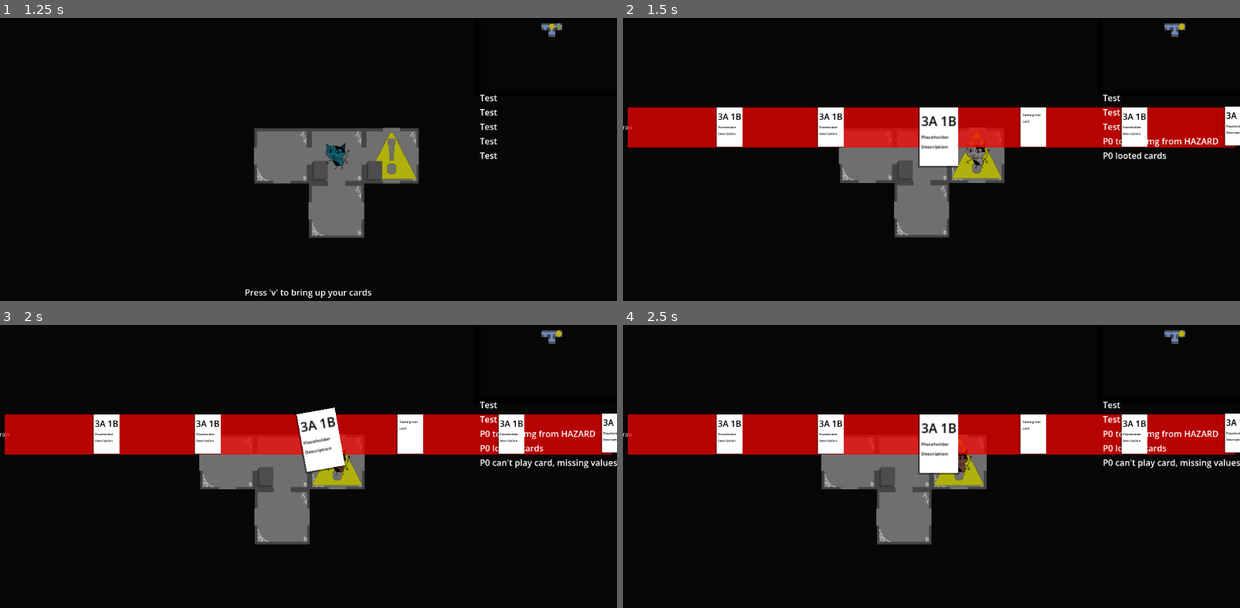
Above: before the commit, frames 1-4 (two rows, left to right).
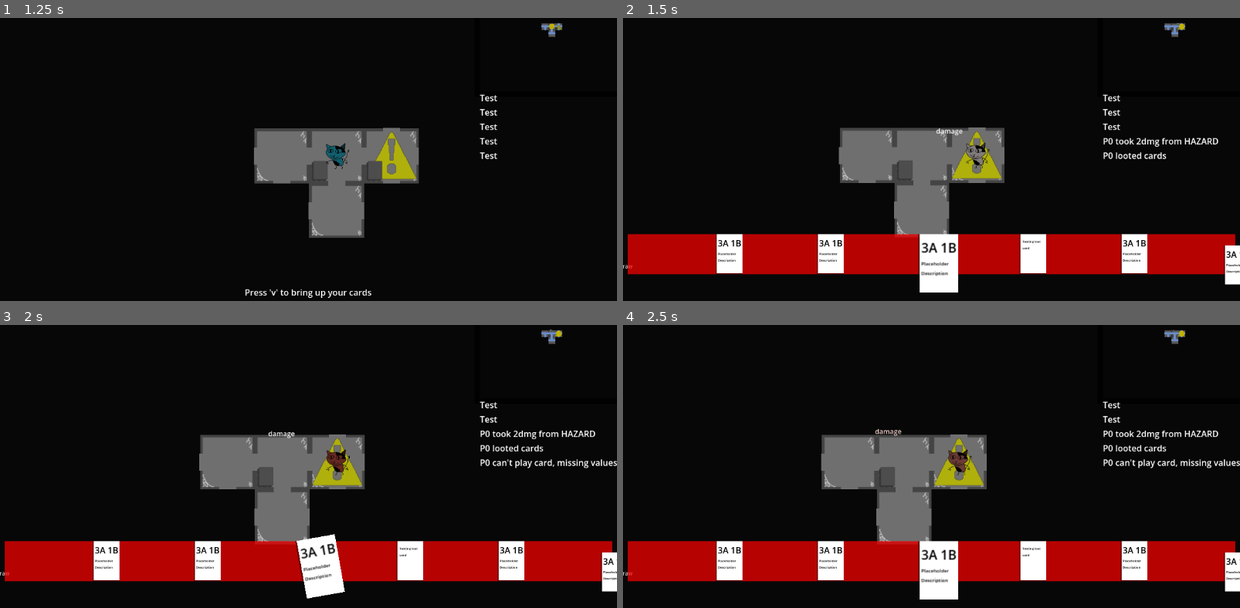
Above: after the commit, the same moments.

Repository: emrysshevek/gameganggame
Game: Godot game, scene res://scenes/GameScene.tscn
Two runs of this game, one before a commit and one after it. Both use one fixed random seed, a clock stepped at 60 frames per second and the inputs below.
Inputs (mouse positions are in pixels of both pictures, inside the frame that each line leads up to):
- Up to frame 1 (1.25 s): tap V (debug_v) at 0.5 s; move the mouse to (444, 111) at 0.52 s; hold D (move_right) from 0.53 s (still down); tap G (discard) at 0.6 s; click (444, 111) at 0.67 s
- Up to frame 2 (1.5 s): release D (move_right) at 1.25 s; tap V (debug_v) at 1.25 s; drag from (808, 145) to (900, 196) at 1.27 s
- Up to frame 3 (2 s): no input
- Up to frame 4 (2.5 s): move the mouse to (993, 358) at 2.02 s; hold D (move_right) from 2.03 s (still down); tap C (toggle_cursor) at 2.1 s

Frame 1 is identical in both runs. In frame 2, 29% of the frame differs, in the area x 0-100%, y 1-98%; in frame 3, 29%; in frame 4, 29%.

Commit message:
card display change and text label tween

Diff:
--- a/cards/card.gd
+++ b/cards/card.gd
@@ -180,7 +180,7 @@
 	scale = Vector2(1,1)
 
 func fail_to_play():
-	var new_tween = get_tree().create_tween()
+	var new_tween = self.create_tween()
 	new_tween.tween_property(self, "rotation_degrees", 15, Config.animation_speed * 0.1)
 	new_tween.parallel().tween_property(_frontside, "self_modulate", Color("#b82d1d"), Config.animation_speed * 0.1)
 	new_tween.tween_property(self, "rotation_degrees", -15, Config.animation_speed * 0.1)
--- a/cards/card_manager.tscn
+++ b/cards/card_manager.tscn
@@ -29,8 +29,10 @@
 
 [node name="HBoxContainer" type="HBoxContainer" parent="Layout" unique_id=1366182083]
 visible = false
+custom_minimum_size = Vector2(0, 120)
 layout_mode = 2
-size_flags_vertical = 4
+size_flags_vertical = 8
+alignment = 1
 
 [node name="spacer3" type="Control" parent="Layout/HBoxContainer" unique_id=880297745]
 visible = false
--- a/cards/loot_card/loot_card.gd
+++ b/cards/loot_card/loot_card.gd
@@ -5,8 +5,7 @@
 	target_range_max = 0
 
 func _trigger_play_ability() -> void:
-	print("loot card cannot be played")
-	pass
+	fail_to_play()
 
 func _trigger_discard_ability() -> void:
 	owning_character.movement += 1
--- a/entities/grid_sprite.gd
+++ b/entities/grid_sprite.gd
@@ -63,14 +63,29 @@
 	type = type_to_set
 
 func damage_animation():
-	var new_tween = get_tree().create_tween()
+	var new_tween = self.create_tween()
 	var previous_color = self.self_modulate
+	play_pop_up("damage", Color("b82d1d"))
 	new_tween.tween_property(self, "self_modulate", Color("ffffff"), Config.animation_speed * 0.2)
 	new_tween.tween_property(self, "self_modulate", Color("#b82d1d"), Config.animation_speed * 0.5)
 	new_tween.tween_property(self, "self_modulate", Color("ffffff"), Config.animation_speed * 0.2)
 	new_tween.tween_property(self, "self_modulate", Color("#b82d1d"), Config.animation_speed * 0.5)
 	new_tween.tween_property(self, "self_modulate", Color("ffffff"), Config.animation_speed * 0.2)
 	new_tween.tween_property(self, "self_modulate", previous_color, Config.animation_speed)
+
+func play_pop_up(text:String, _set_color:Color):
+	var new_pop_up_label = Label.new()
+	#new_pop_up_label.visible = false
+	new_pop_up_label.horizontal_alignment = HORIZONTAL_ALIGNMENT_CENTER
+	new_pop_up_label.text = text
+	#set theme here maybe?
+	add_child(new_pop_up_label)
+	new_pop_up_label.global_position = self.global_position
+	var new_tween = self.create_tween()
+	new_tween.tween_property(new_pop_up_label, "global_position", self.global_position - Vector2(2,10), Config.animation_speed)
+	new_tween.tween_property(new_pop_up_label, "self_modulate", Color(_set_color), Config.animation_speed)
+	new_tween.tween_property(new_pop_up_label, "self_modulate", Color("ffffff00"), Config.animation_speed)
+
 
 func trigger_enter_ability(target:Character): #override for hazards
 	pass
